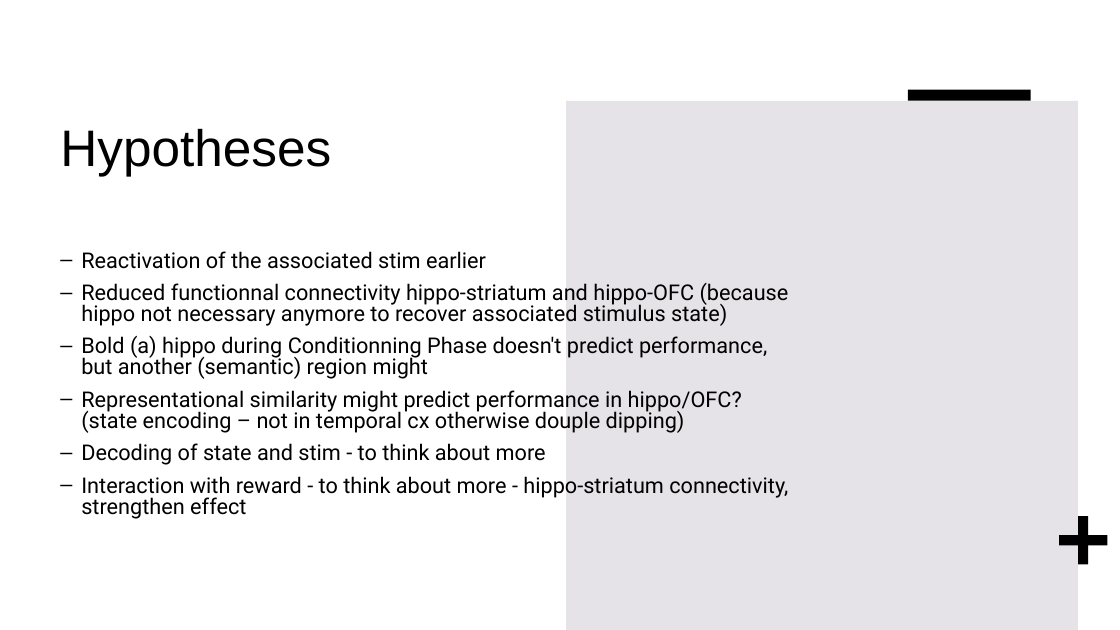
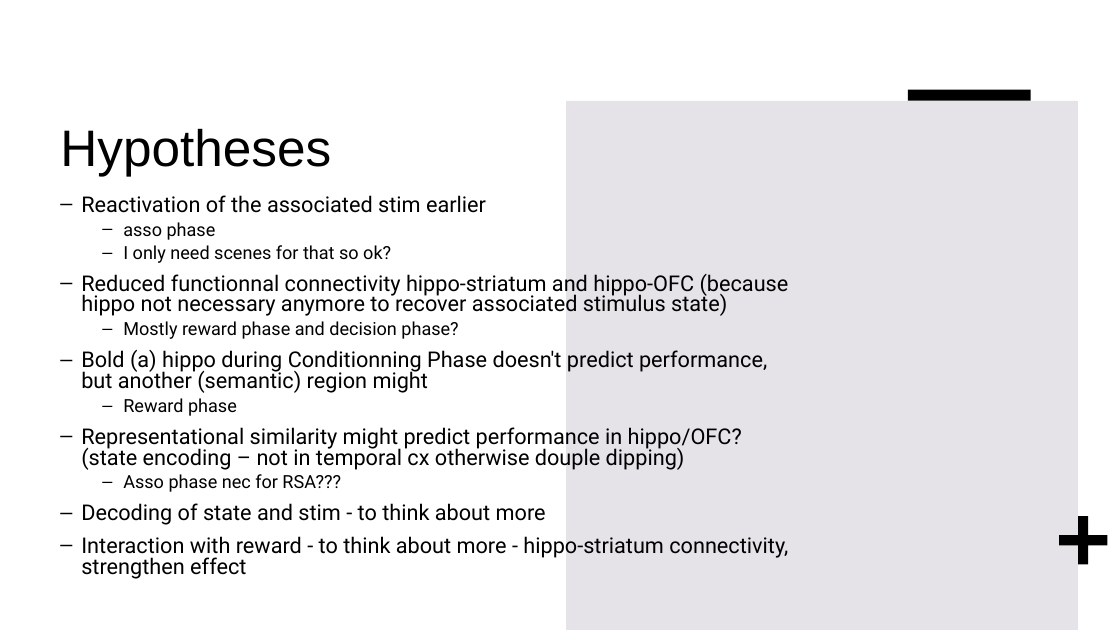
Before and after one commit to FlorianLeprevost/SemLink, a slide deck: slide 8 of BionPres2.pptx. Drawn at 1120x630 pixels with LibreOffice and Linux fonts; fonts in the diff are those of the drawing. Boxes give left, top, right and bottom in pixels: in the first picture for what was removed or moved away, otherwise in the second. Text is boxed around its words. In the diff, an @@ line names an element or a change of style, - is before the commit and + after.

Commit message:
pre phase ITI

```diff
--- a/BionPres2.pptx
+++ b/BionPres2.pptx
@@ text "Reactivation of the associated stim ...": place and size @@
-text "Reactivation of the associated stim ..." at [81, 251, 789, 519]
+text "Reactivation of the associated stim ..." at [81, 195, 789, 579]
@@ text at [123, 222, 391, 263]: paragraphs added @@
+  – asso phase
+  – I only need scenes for that so ok?
@@ text at [123, 321, 458, 339]: paragraph added @@
+  – Mostly reward phase and decision phase?
@@ text at [123, 398, 237, 416]: paragraph added @@
+  – Reward phase
@@ text at [123, 474, 341, 492]: paragraph added @@
+  – Asso phase nec for RSA???
```
Also in this commit, not shown: 1 other slide changed, 7 other files.
